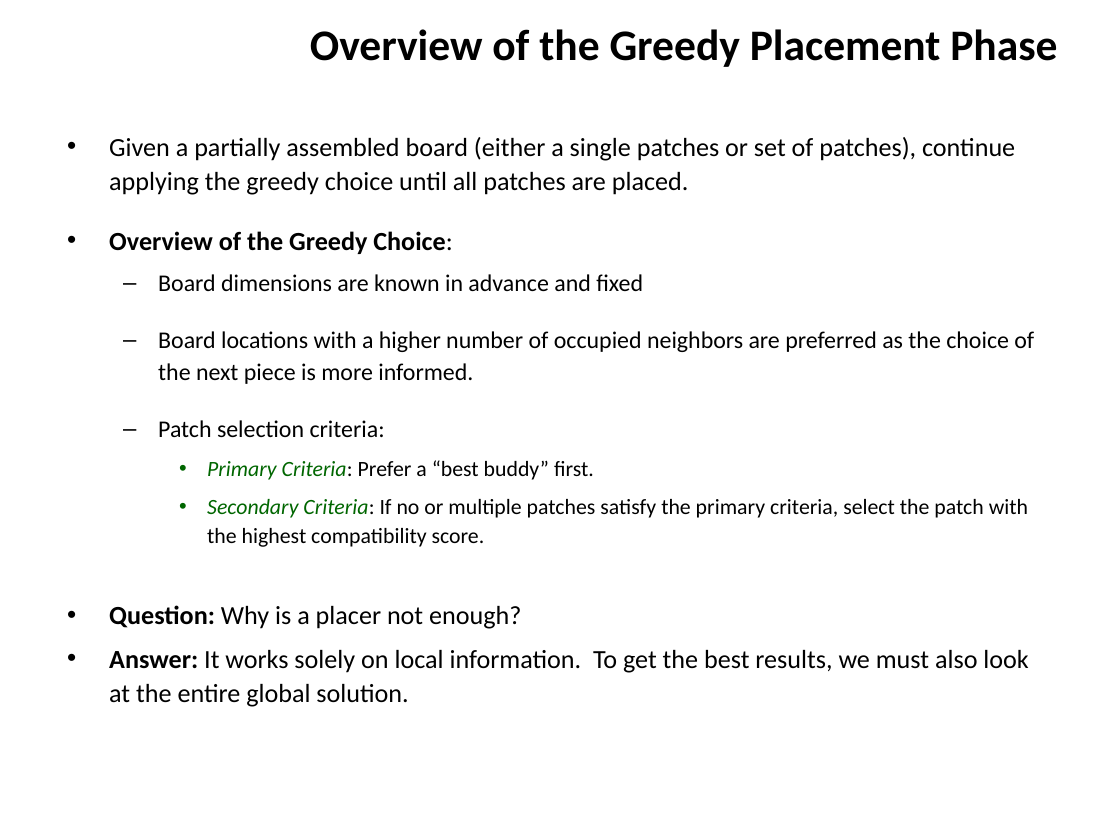
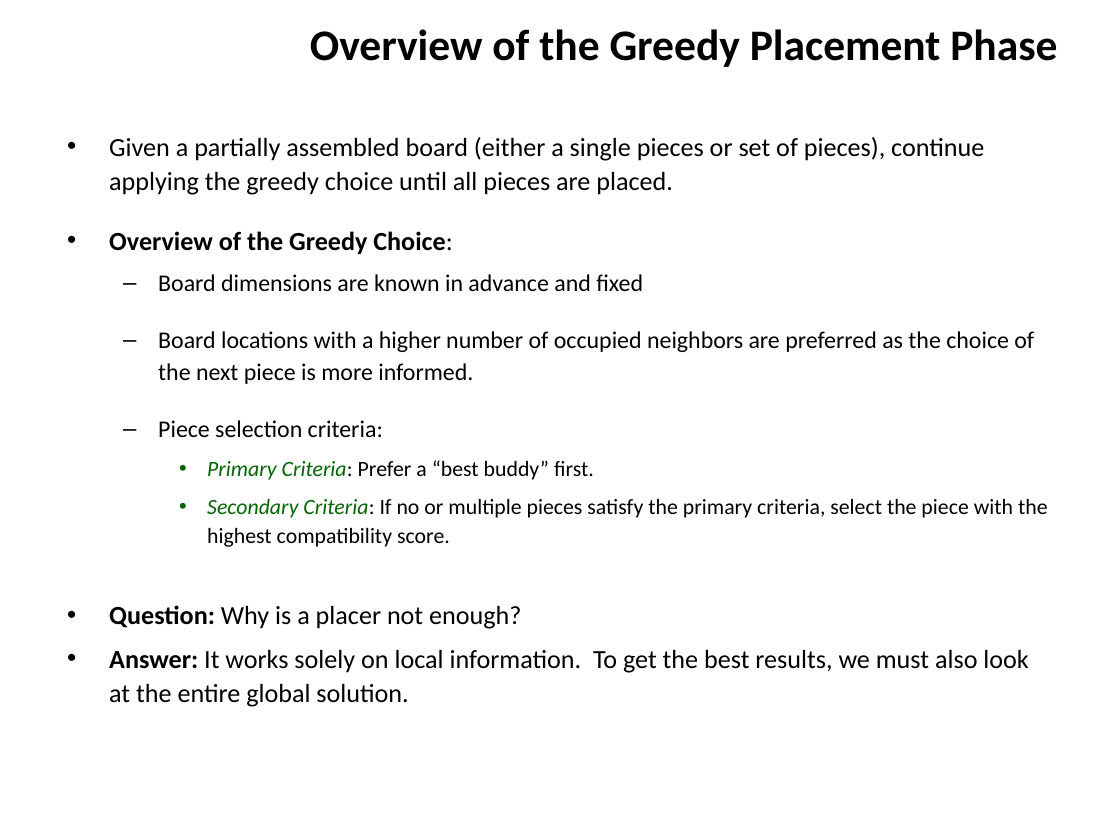
Before and after one commit to ZaydH/sjsu_thesis, a slide deck: slide 31 of Papers/Zayd_Hammoudeh_-_Square_Jigsaw_Puzzle_Problem_Literature_Review.pptx (slide 29 before the commit). Drawn at 1120x840 pixels with LibreOffice and Linux fonts; fonts in the diff are those of the drawing; background and template pictures are left out. Boxes give left, top, right and bottom in pixels: in the first picture for what was removed or moved away, otherwise in the second. Text is boxed around its words. In the diff, an @@ line names an element or a change of style, - is before the commit and + after.

Commit message:
More work on the literature review.  Cleaning up the presentation. Standardizing on reviewing to the "patches" as "pieces"

```diff
--- a/Papers/Zayd_Hammoudeh_-_Square_Jigsaw_Puzzle_Problem_Literature_Review.pptx
+++ b/Papers/Zayd_Hammoudeh_-_Square_Jigsaw_Puzzle_Problem_Literature_Review.pptx
@@ text at <box>109,137,984,195</box>: text changed @@
-• Given a partially assembled board (either a single patches or set of patches), continue applying the greedy choice until all patches are placed.
+• Given a partially assembled board (either a single pieces or set of pieces), continue applying the greedy choice until all pieces are placed.
@@ text at <box>158,420,383,437</box>: text changed @@
-  – Patch selection criteria:
+  – Piece selection criteria:
@@ text at <box>207,499,1048,547</box>: text changed @@
-    • Secondary Criteria: If no or multiple patches satisfy the primary criteria, select the patch with the highest compatibility score.
+    • Secondary Criteria: If no or multiple pieces satisfy the primary criteria, select the piece with the highest compatibility score.
```
Also in this commit, not shown: 10 other slides changed, 4 slides added.
